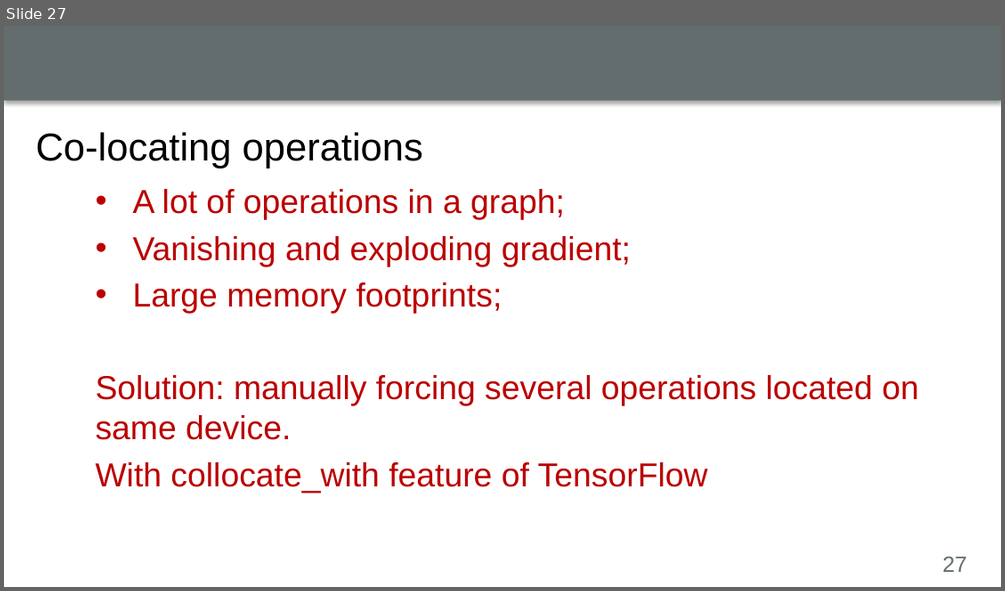
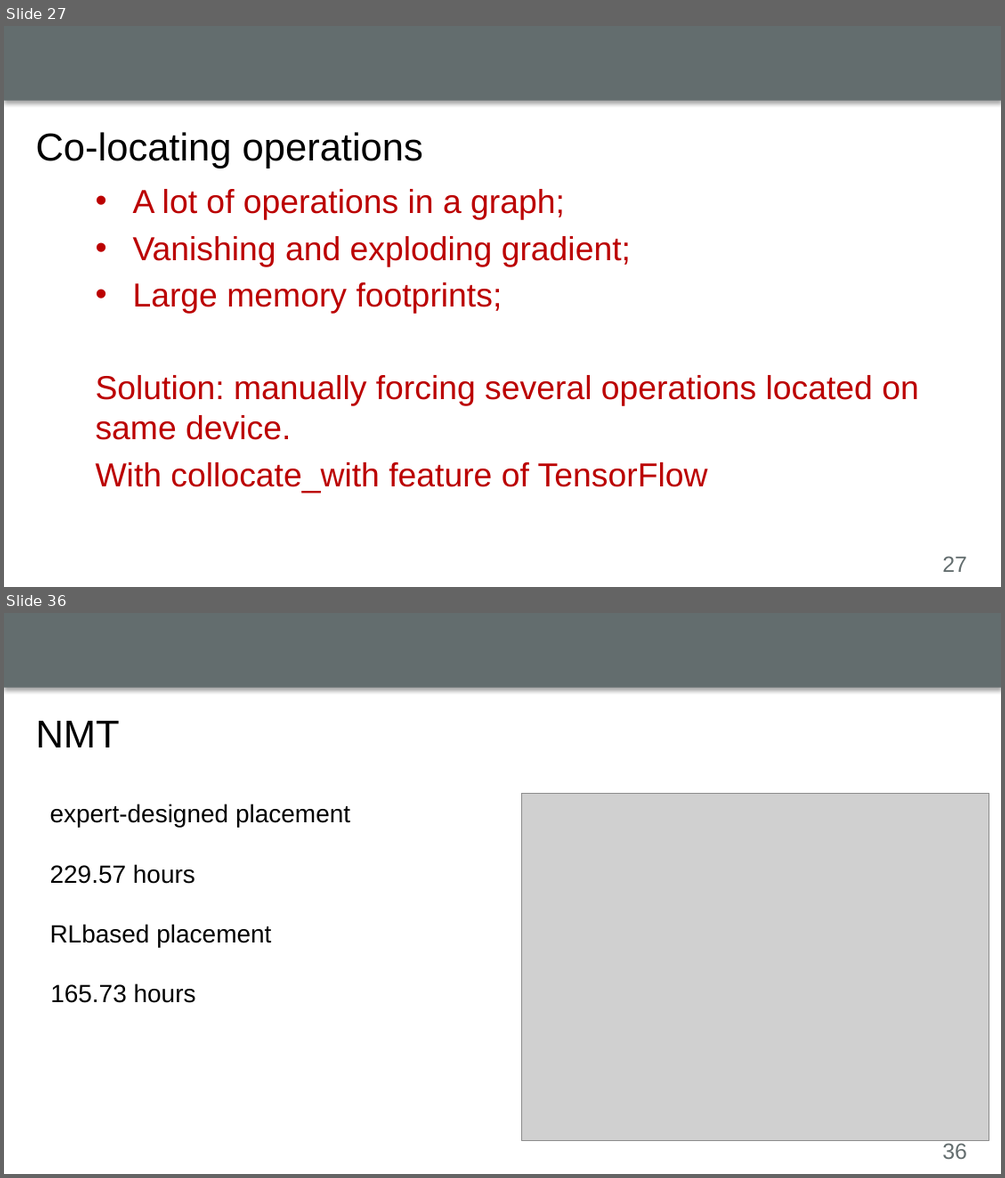
Before and after one commit to luyuliu/CSE-5194, a slide deck: presentation/presentation.pptx. Shown one above the other, each under a label of ours: slide 27 before the commit, slides 27 and 36 after it; the slides between them are not shown. The pictures are 1005x591 and 1005x1178 pixels, drawn with LibreOffice and Linux fonts; fonts in the diff are those of the drawing; grey boxes stand for pictures; background and template pictures are left out. Boxes give left, top, right and bottom in pixels: in the first picture for what was removed or moved away, otherwise in the second. Text is boxed around its words. In the diff, an @@ line names an element or a change of style, - is before the commit and + after.

```diff
--- a/presentation/presentation.pptx
+++ b/presentation/presentation.pptx
@@ slide 36 added at box(4, 613, 1001, 1174), background #FFFFFF; not listed: 2 template elements that a slide beside it also shows @@
@@ title added at box(36, 721, 120, 747), 28 pt, text #000000 @@
+NMT
@@ picture added at box(522, 794, 990, 1140) @@
@@ text added at box(50, 803, 350, 827), 18 pt, text #000000 @@
+expert-designed placement
@@ text added at box(50, 864, 195, 884), 18 pt, text #000000 @@
+229.57 hours
@@ text added at box(50, 924, 271, 947), 18 pt, text #000000 @@
+RLbased placement
@@ text added at box(50, 983, 196, 1003), 18 pt, text #000000 @@
+165.73 hours
```
Also in this commit, not shown: 1 slide changed, 27 other slides added, 1 slide removed.
